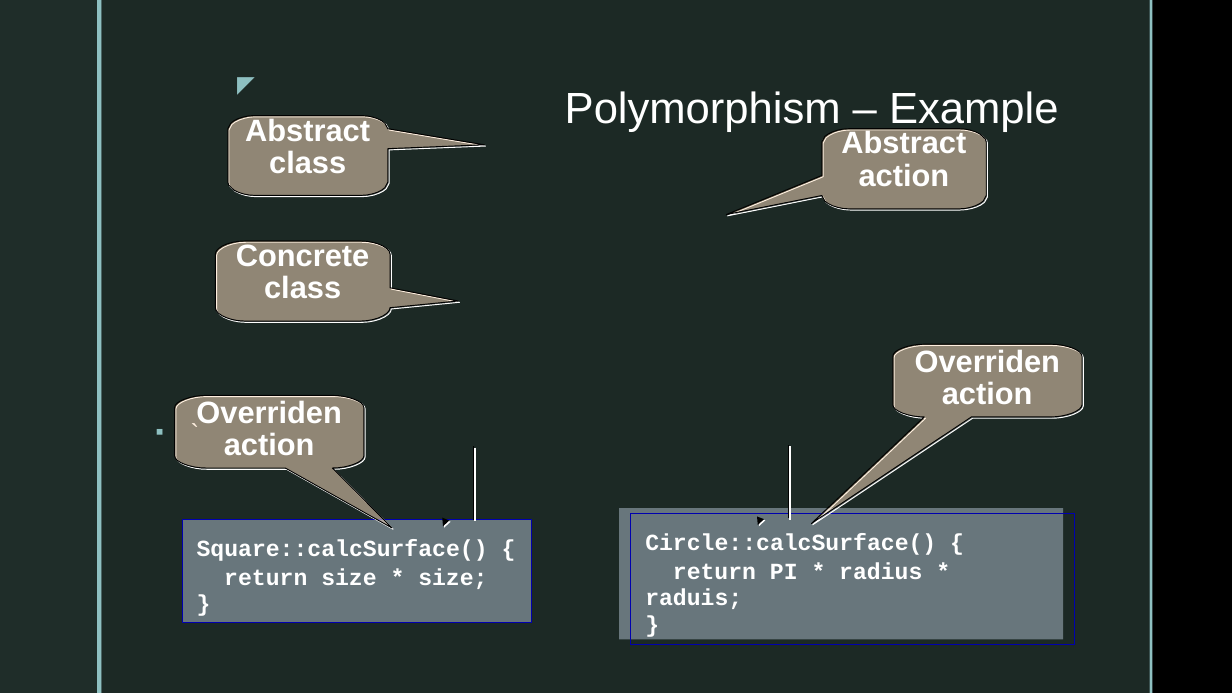
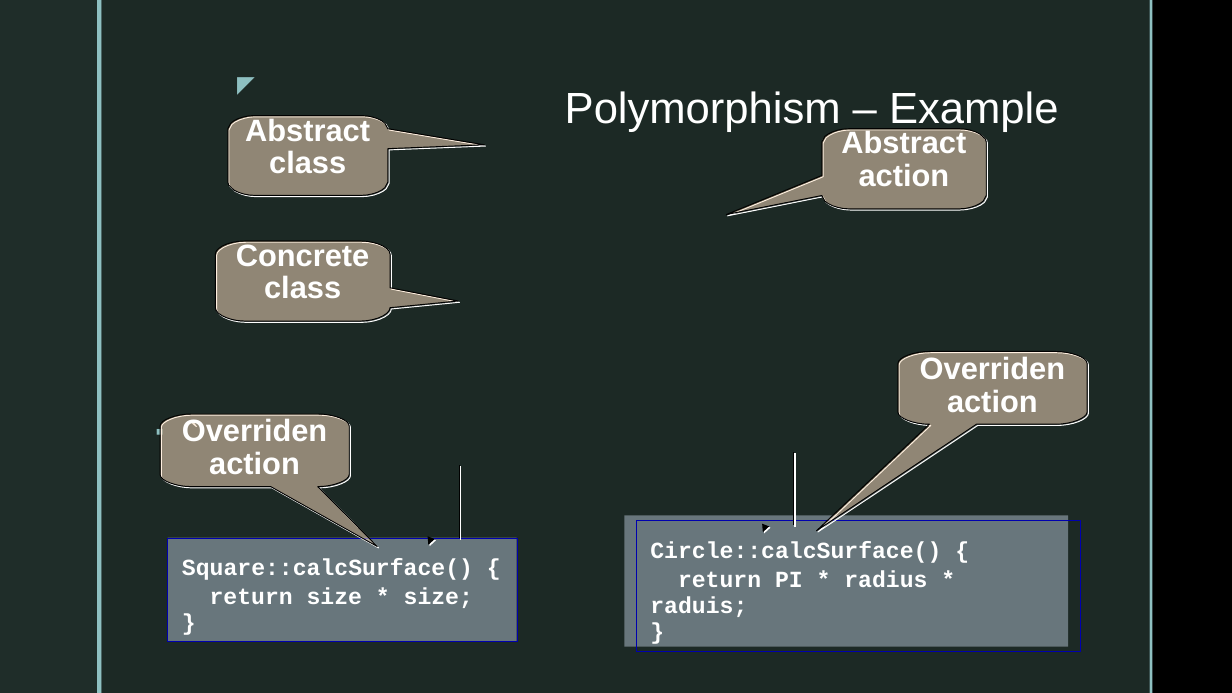
Before and after one commit to GiselleMartinez006/BryanUniversity_Associate, a slide deck: slide 29 of ASF-200/Week1/Review of Object Oriented Programming.pptx. Drawn at 1232x693 pixels with LibreOffice and Linux fonts; fonts in the diff are those of the drawing; background and template pictures are left out. Boxes give left, top, right and bottom in pixels: in the first picture for what was removed or moved away, otherwise in the second. Text is boxed around its words. In the diff, an @@ line names an element or a change of style, - is before the commit and + after.

```diff
--- a/ASF-200/Week1/Review of Object Oriented Programming.pptx
+++ b/ASF-200/Week1/Review of Object Oriented Programming.pptx
@@ 7 freeform shapes, 2 texts, 2 lines, 1 rectangle: place and size @@
-7 freeform shapes, 2 texts, 2 lines, 1 rectangle at [175,396,531,623]
+7 freeform shapes, 2 texts, 2 lines, 1 rectangle at [160,414,517,641]
@@ line moved from (790, 446) - (790, 519) to (795, 454) - (795, 527) @@
@@ rectangle: place and size @@
-rectangle at [619,508,1063,640]
+rectangle at [625,516,1068,647]
@@ 7 freeform shapes, 3 texts, 1 line: place and size @@
-7 freeform shapes, 3 texts, 1 line at [631,345,1084,644]
+7 freeform shapes, 3 texts, 1 line at [636,351,1089,652]
```
Also in this commit, not shown: 3 other slides changed, 5 other files.
